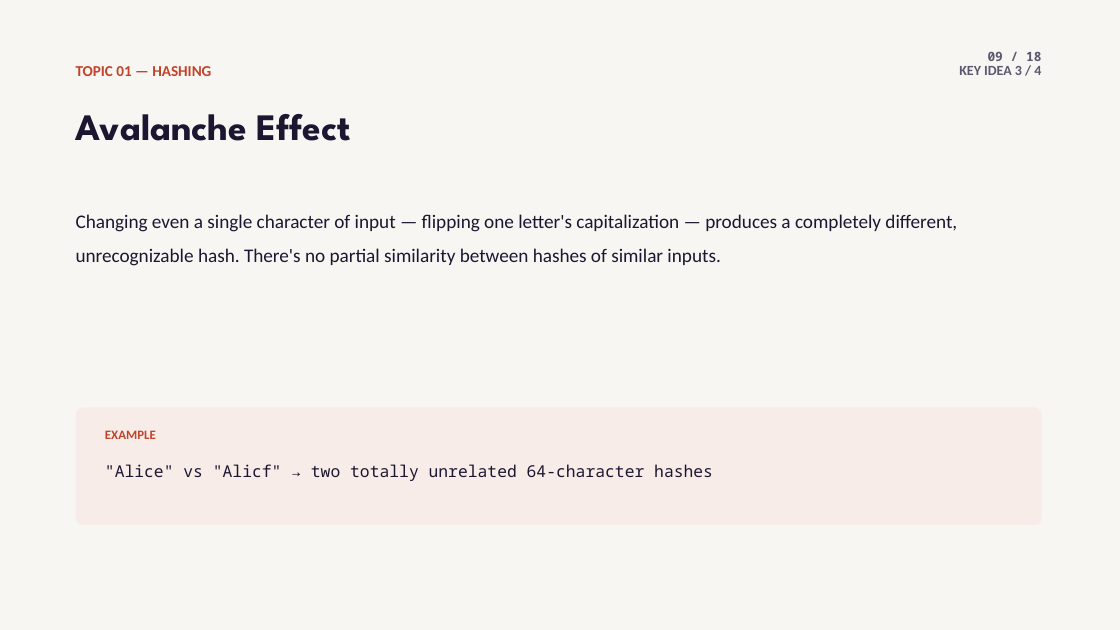
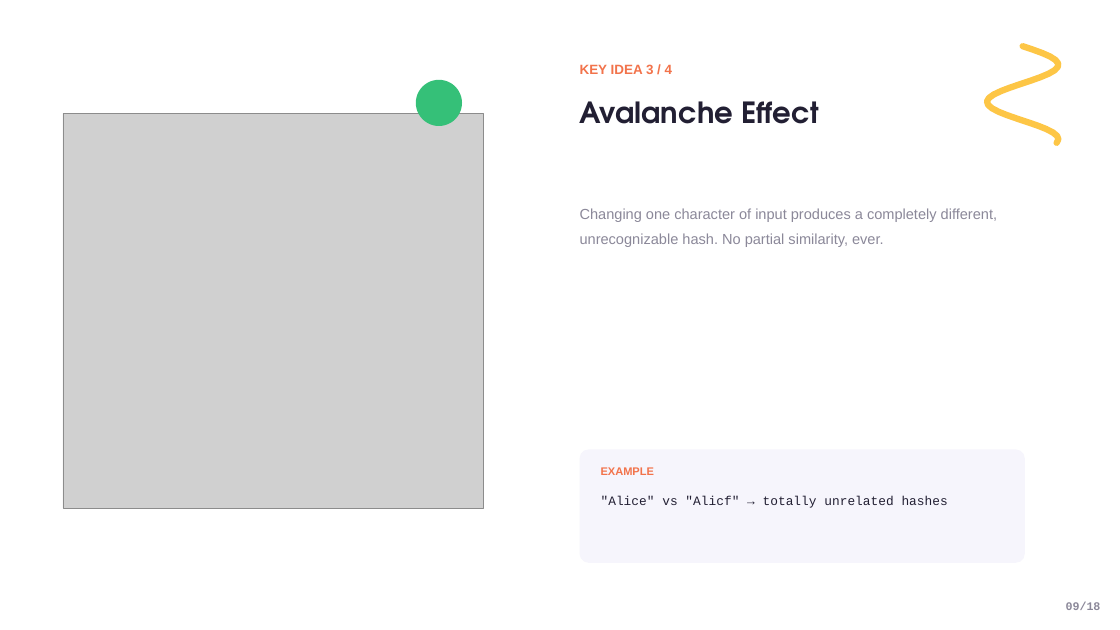
Before and after one commit to jadonamite/BlockchainCourse, a slide deck: slide 9 of curriculum/week-01/week1-topic-01-hashing.pptx. Drawn at 1120x630 pixels with LibreOffice and Linux fonts; fonts in the diff are those of the drawing; grey boxes stand for pictures. Boxes give left, top, right and bottom in pixels: in the first picture for what was removed or moved away, otherwise in the second. Text is boxed around its words. In the diff, an @@ line names an element or a change of style, - is before the commit and + after.

Commit message:
Rebuild Topic 01 deck to actually match the reference template
The previous decks used a dark terminal/dev-tool aesthetic invented
for this course instead of the referenced "Online Learning Platform"
template. This rebuilds Topic 01 (Hashing) from scratch as a real
component library matching the reference precisely: exact palette
(violet/yellow/green/coral), the squiggle ribbon motif, colored icon
cards, mentor-style photo cards, dashed timeline, stat blocks, and
CTA slides -- with real photos on nearly every slide instead of only
the divider. Code/terminal output is restyled into the reference's
own navy card color rather than a foreign dark theme.

Proof-of-concept on one topic before replicating to Topics 02-04.

```diff
--- a/curriculum/week-01/week1-topic-01-hashing.pptx
+++ b/curriculum/week-01/week1-topic-01-hashing.pptx
@@ rectangle removed at [0, 0, 1120, 630] @@
@@ text "KEY IDEA 3 / 4": place and size @@
-text "KEY IDEA 3 / 4" at [959, 66, 1041, 75]
+text "KEY IDEA 3 / 4" at [580, 64, 672, 74]
@@ text "KEY IDEA 3 / 4" at [580, 64, 672, 74]: size 12 to 11.5 pt, font Calibri to Arial, text colour #5C576E to #F2734B; alignment right to left @@
@@ freeform shape added at [987, 46, 1059, 143], outline #FDC646 5.4 pt @@
@@ text removed at [76, 66, 211, 76] @@
-TOPIC 01 — HASHING
@@ ellipse added at [416, 80, 462, 126], fill #35C078 @@
@@ picture added at [63, 113, 483, 508] @@
@@ text "Avalanche Effect": place and size @@
-text "Avalanche Effect" at [76, 114, 351, 141]
+text "Avalanche Effect" at [580, 101, 818, 124]
@@ text "Avalanche Effect" at [580, 101, 818, 124]: size 32 to 25 pt, font League Spartan to TeX Gyre Adventor, text colour #1C1730 to #221F33 @@
@@ text at [580, 208, 997, 247]: text changed; size 16.5 to 12.5 pt; font Calibri to Arial; text colour #1C1730 to #8B8899 @@
-Changing even a single character of input — flipping one letter's capitalization — produces a completely different, unrecognizable hash. There's no partial similarity between hashes of similar inputs.
+Changing one character of input produces a completely different, unrecognizable hash. No partial similarity, ever.
@@ rounded rectangle removed at [76, 408, 1042, 525] @@
@@ rounded rectangle added at [580, 450, 1025, 563], fill #F6F5FC @@
@@ text "EXAMPLE": place and size @@
-text "EXAMPLE" at [105, 430, 156, 439]
+text "EXAMPLE" at [601, 467, 654, 475]
@@ text "EXAMPLE" at [601, 467, 654, 475]: size 11 to 9.5 pt, font Calibri to Arial, text colour #C1432B to #F2734B @@
@@ text at [601, 496, 948, 508]: text changed; size 14 to 11 pt; font Noto Sans Mono to Courier New; text colour #1C1730 to #221F33 @@
-"Alice" vs "Alicf" → two totally unrelated 64-character hashes
+"Alice" vs "Alicf" → totally unrelated hashes
@@ text at [1066, 601, 1101, 610]: text changed; size 11 to 10 pt; font Noto Sans Mono to Courier New; text colour #5C576E to #8B8899 @@
-09 / 18
+09/18
```
Also in this commit, not shown: 16 other slides changed, 1 slide added, 1 slide removed.
